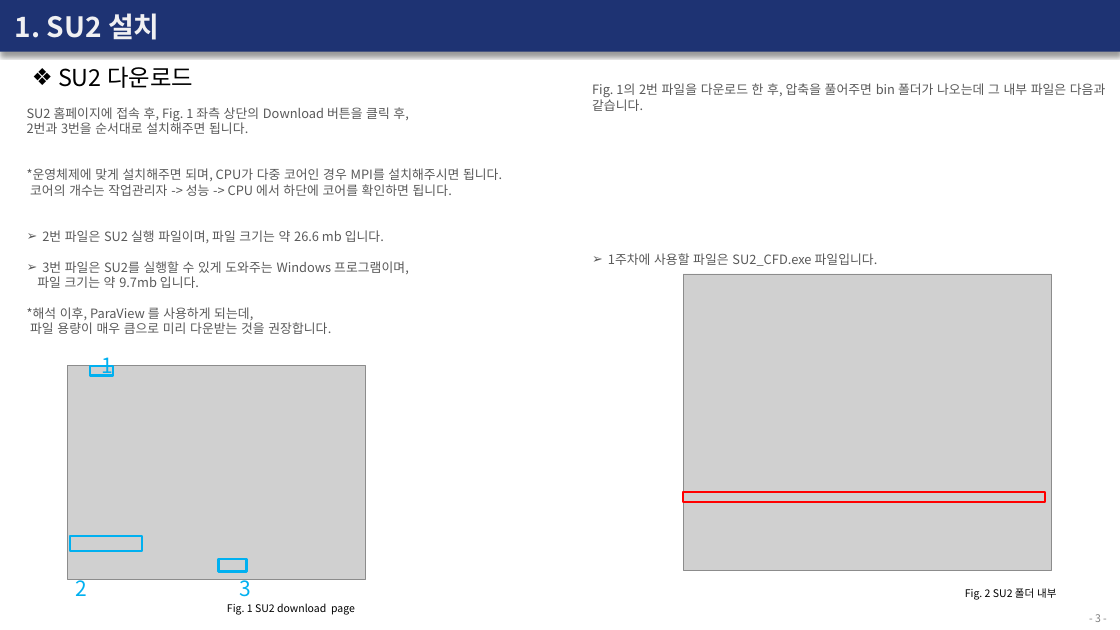
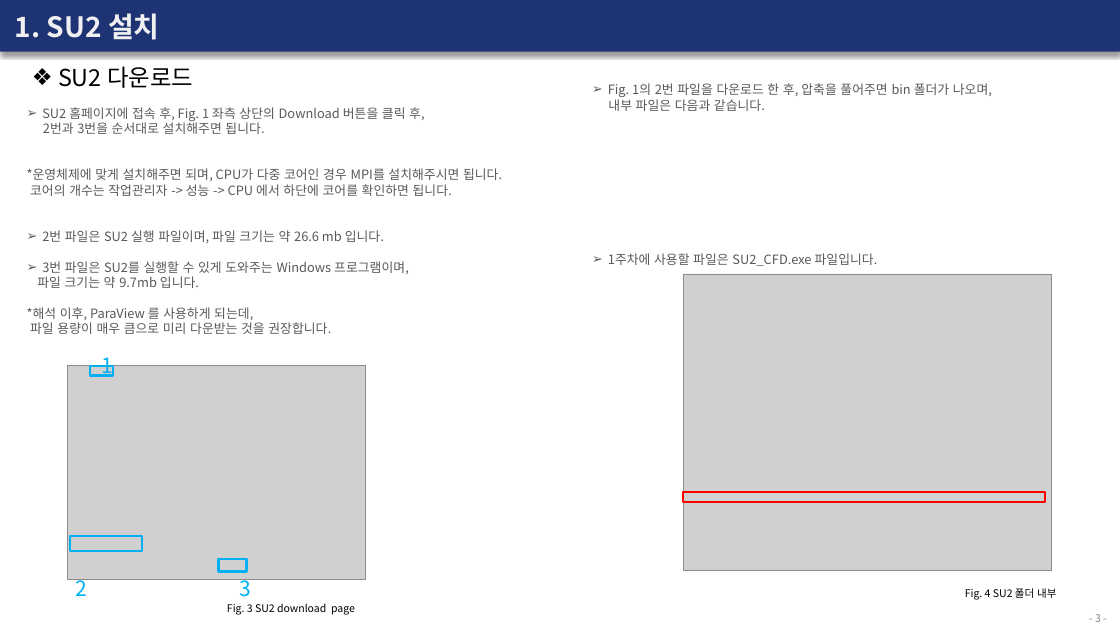
Before and after one commit to Bogeuns/17415009_BogeunSeo, a slide deck: slide 3 of Lecture/Week_1/Repoert_Week_1.pptx. Drawn at 1120x630 pixels with LibreOffice and Linux fonts; fonts in the diff are those of the drawing; grey boxes stand for pictures. Boxes give left, top, right and bottom in pixels: in the first picture for what was removed or moved away, otherwise in the second. Text is boxed around its words. In the diff, an @@ line names an element or a change of style, - is before the commit and + after.

```diff
--- a/Lecture/Week_1/Repoert_Week_1.pptx
+++ b/Lecture/Week_1/Repoert_Week_1.pptx
@@ text at [608, 83, 992, 111]: text changed @@
-Fig. 1의 2번 파일을 다운로드 한 후, 압축을 풀어주면 bin 폴더가 나오는데 그 내부 파일은 다음과 같습니다.
+➢ Fig. 1의 2번 파일을 다운로드 한 후, 압축을 풀어주면 bin 폴더가 나오며,
+내부 파일은 다음과 같습니다.
@@ text at [42, 107, 425, 134]: bullet none to ➢; indent changed @@
@@ text at [965, 588, 1056, 600]: text changed @@
-Fig. 2 SU2 폴더 내부
+Fig. 4 SU2 폴더 내부
@@ text at [227, 603, 355, 615]: text changed @@
-Fig. 1 SU2 download page
+Fig. 3 SU2 download page
```
Also in this commit, not shown: 10 other slides changed, 1 other file.
